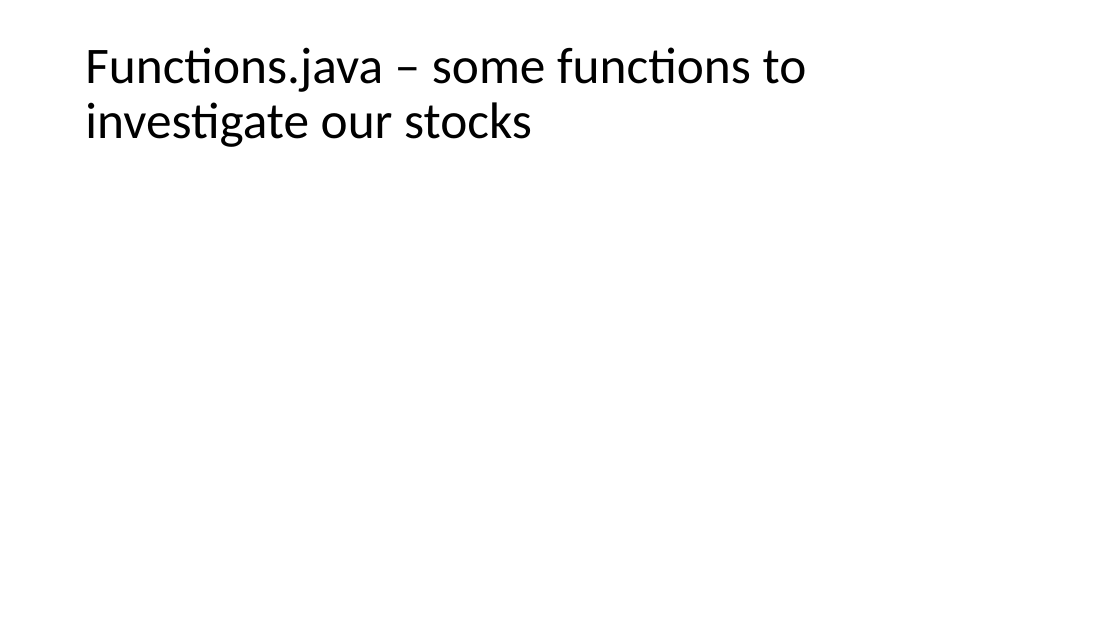
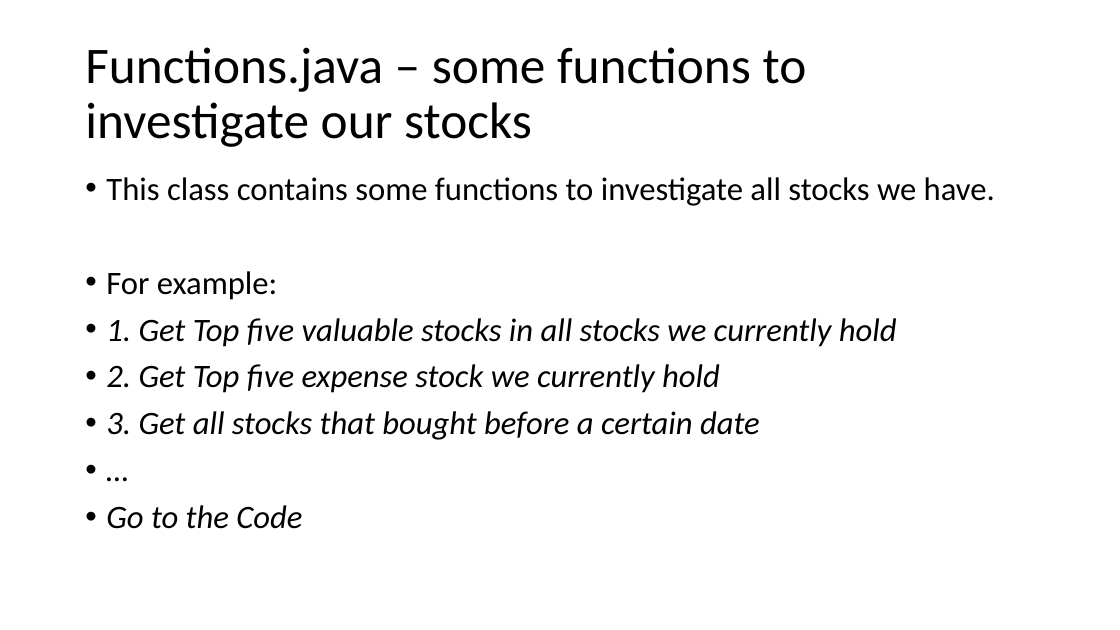
Before and after one commit to lxhq/StockExercise, a slide deck: slide 19 of Demo_week1.pptx (slide 13 before the commit). Drawn at 1120x630 pixels with LibreOffice and Linux fonts; fonts in the diff are those of the drawing. Boxes give left, top, right and bottom in pixels: in the first picture for what was removed or moved away, otherwise in the second. Text is boxed around its words. In the diff, an @@ line names an element or a change of style, - is before the commit and + after.

```diff
--- a/Demo_week1.pptx
+++ b/Demo_week1.pptx
@@ text added at (x1=106, y1=177, x2=995, y2=529), 28 pt, text #000000, italic @@
+• This class contains some functions to investigate all stocks we have.
+• For example:
+• 1. Get Top five valuable stocks in all stocks we currently hold
+• 2. Get Top five expense stock we currently hold
+• 3. Get all stocks that bought before a certain date
+• …
+• Go to the Code
```
Also in this commit, not shown: 5 other slides changed, 7 slides added, 1 slide removed, 4 other files.
